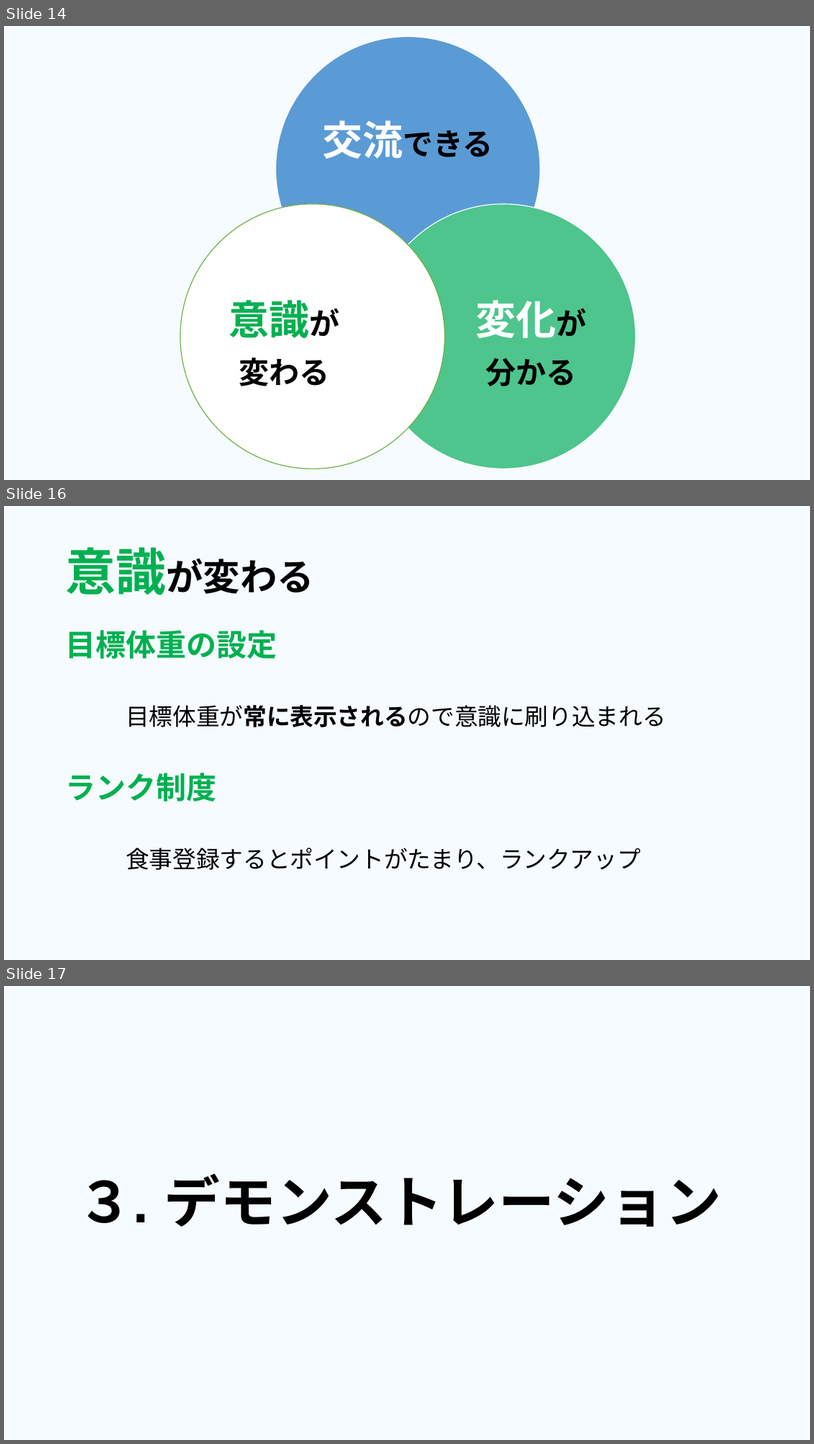
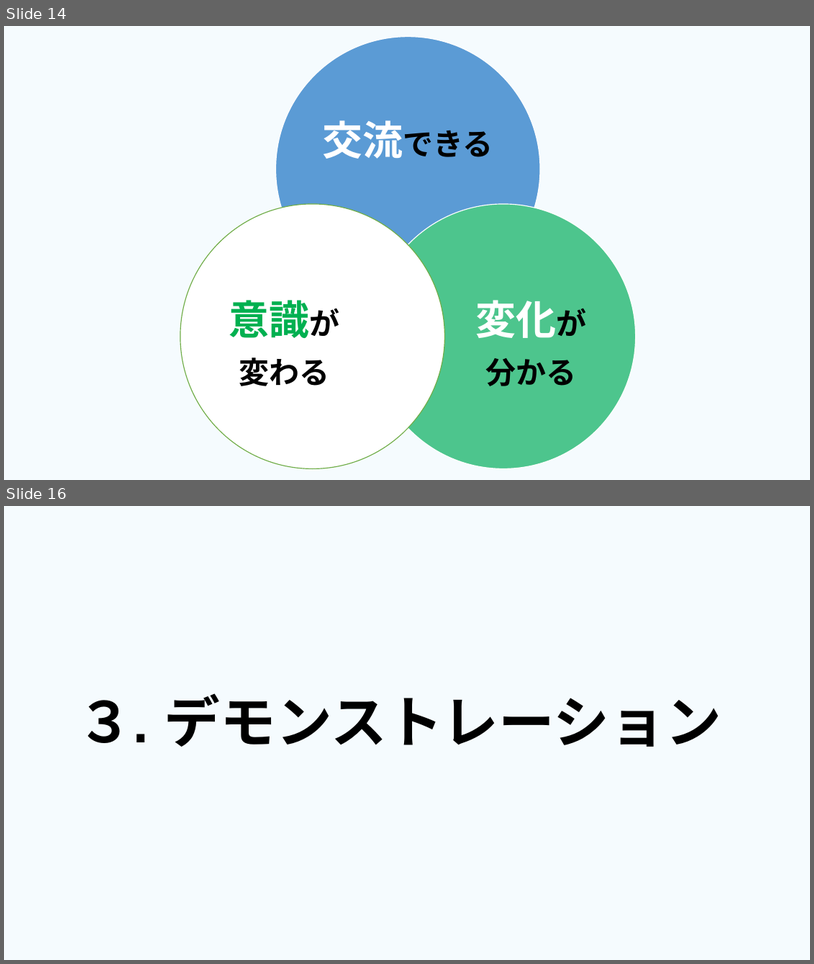
Before and after one commit to dojo2023/E-4, a slide deck: 共有用フォルダー/成果発表.pptx. Shown one above the other, each under a label of ours: slides 14, 16 and 17 before the commit, slides 14 and 16 after it; the slides between them are not shown. The pictures are 814x1444 and 814x964 pixels, drawn with LibreOffice and Linux fonts; fonts in the diff are those of the drawing. Boxes give left, top, right and bottom in pixels: in the first picture for what was removed or moved away, otherwise in the second. Text is boxed around its words. In the diff, an @@ line names an element or a change of style, - is before the commit and + after.

```diff
--- a/共有用フォルダー/成果発表.pptx
+++ b/共有用フォルダー/成果発表.pptx
@@ slide 16 removed at <box>4,506,810,960</box>, background #00B0F0 at 4% opacity @@
@@ title removed at <box>65,547,314,595</box> @@
-意識が変わる
@@ text removed at <box>65,630,666,870</box> @@
-目標体重の設定
-目標体重が常に表示されるので意識に刷り込まれる
-ランク制度
-食事登録するとポイントがたまり、ランクアップ
@@ what was slide 17 is now slide 16 @@
```
Also in this commit, not shown: 5 slides changed, 3 slides added.
